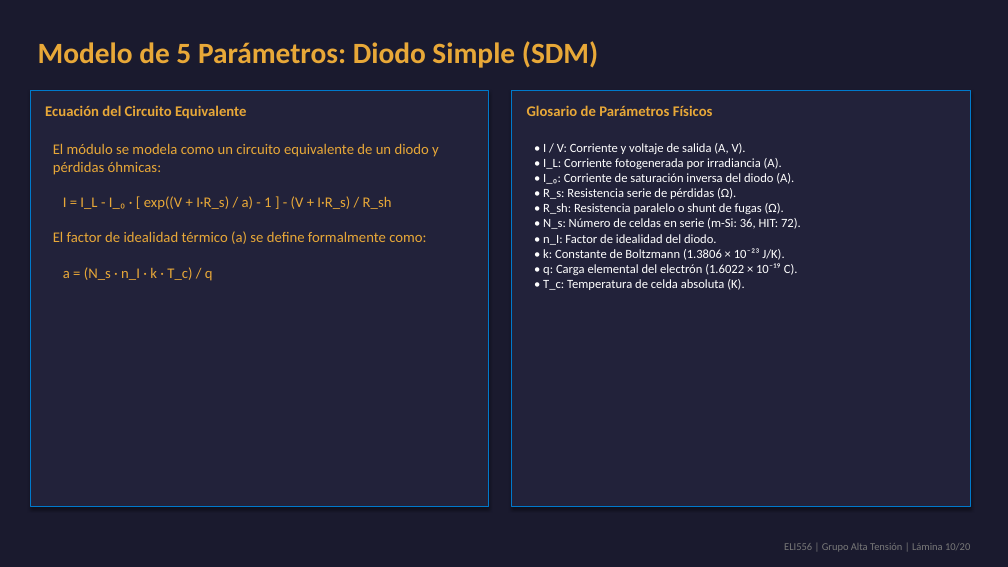
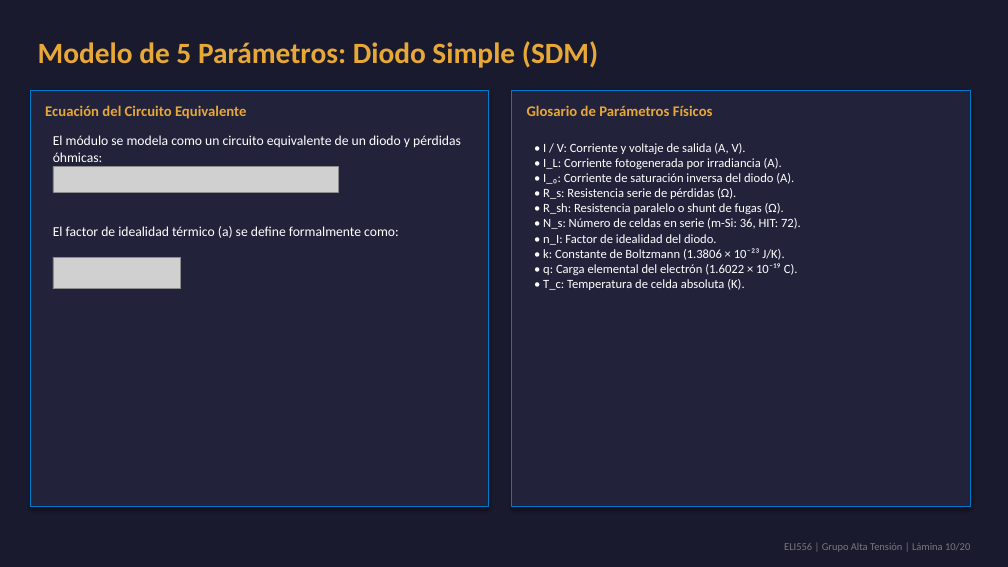
Before and after one commit to theChosen16/t2-paneles, a slide deck: slide 10 of output/Presentacion_Final_ELI556_Atacama.pptx. Drawn at 1008x567 pixels with LibreOffice and Linux fonts; fonts in the diff are those of the drawing; grey boxes stand for pictures. Boxes give left, top, right and bottom in pixels: in the first picture for what was removed or moved away, otherwise in the second. Text is boxed around its words. In the diff, an @@ line names an element or a change of style, - is before the commit and + after.

```diff
--- a/output/Presentacion_Final_ELI556_Atacama.pptx
+++ b/output/Presentacion_Final_ELI556_Atacama.pptx
@@ text removed at [53, 143, 439, 281] @@
-El módulo se modela como un circuito equivalente de un diodo y pérdidas óhmicas:
-I = I_L - I_₀ · [ exp((V + I·R_s) / a) - 1 ] - (V + I·R_s) / R_sh
-El factor de idealidad térmico (a) se define formalmente como:
-a = (N_s · n_I · k · T_c) / q
@@ text added at [53, 135, 461, 162], 13 pt, text #FFFFFF @@
+El módulo se modela como un circuito equivalente de un diodo y pérdidas óhmicas:
@@ picture added at [53, 166, 338, 192] @@
@@ text added at [53, 226, 399, 238], 13 pt, text #FFFFFF @@
+El factor de idealidad térmico (a) se define formalmente como:
@@ picture added at [53, 257, 181, 289] @@
```
Also in this commit, not shown: 6 other slides changed, 9 other files.
